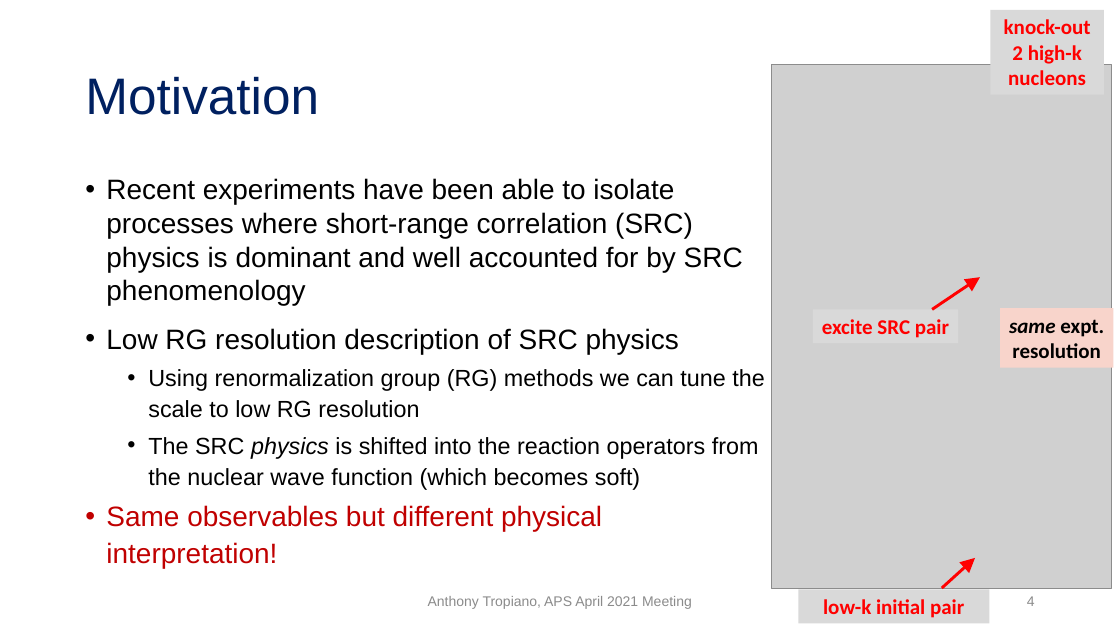
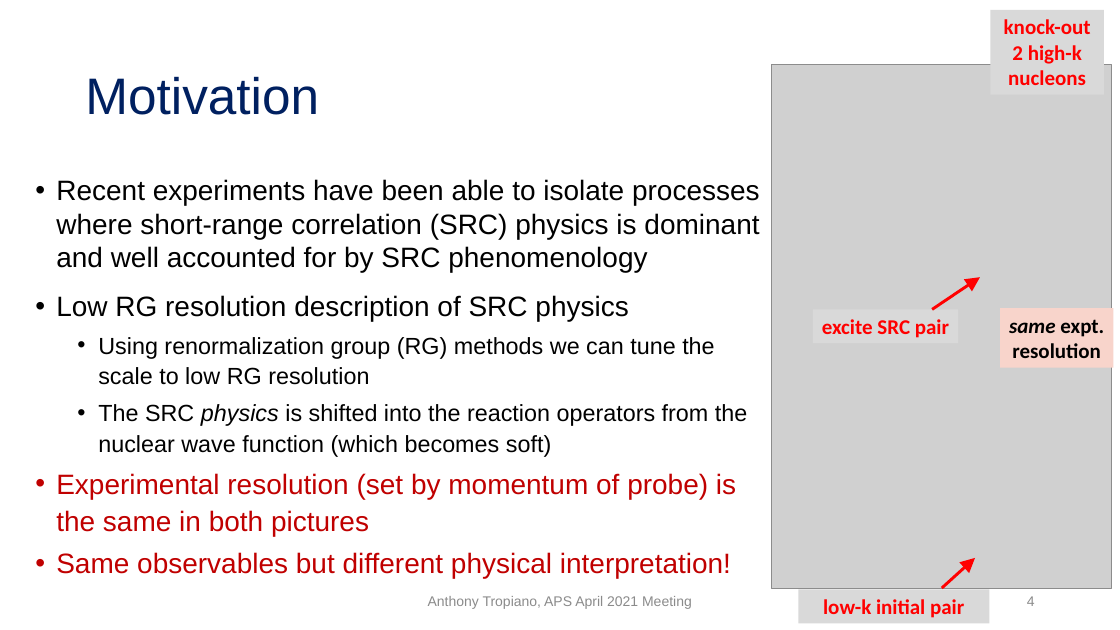
Before and after one commit to tropiano4/tropiano-srg, a slide deck: slide 4 of Presentations/APS_April2021/tropiano_aps_april2021.pptx. Drawn at 1120x630 pixels with LibreOffice and Linux fonts; fonts in the diff are those of the drawing; grey boxes stand for pictures. Boxes give left, top, right and bottom in pixels: in the first picture for what was removed or moved away, otherwise in the second. Text is boxed around its words. In the diff, an @@ line names an element or a change of style, - is before the commit and + after.

```diff
--- a/Presentations/APS_April2021/tropiano_aps_april2021.pptx
+++ b/Presentations/APS_April2021/tropiano_aps_april2021.pptx
@@ text "Recent experiments have been able ...": place and size @@
-text "Recent experiments have been able ..." at <box>106,178,764,568</box>
+text "Recent experiments have been able ..." at <box>56,179,760,578</box>
@@ text at <box>56,473,736,536</box>: paragraph added @@
+• Experimental resolution (set by momentum of probe) is the same in both pictures
```
Also in this commit, not shown: 7 other slides changed, 4 slides added, 1 slide removed, 5 other files.
